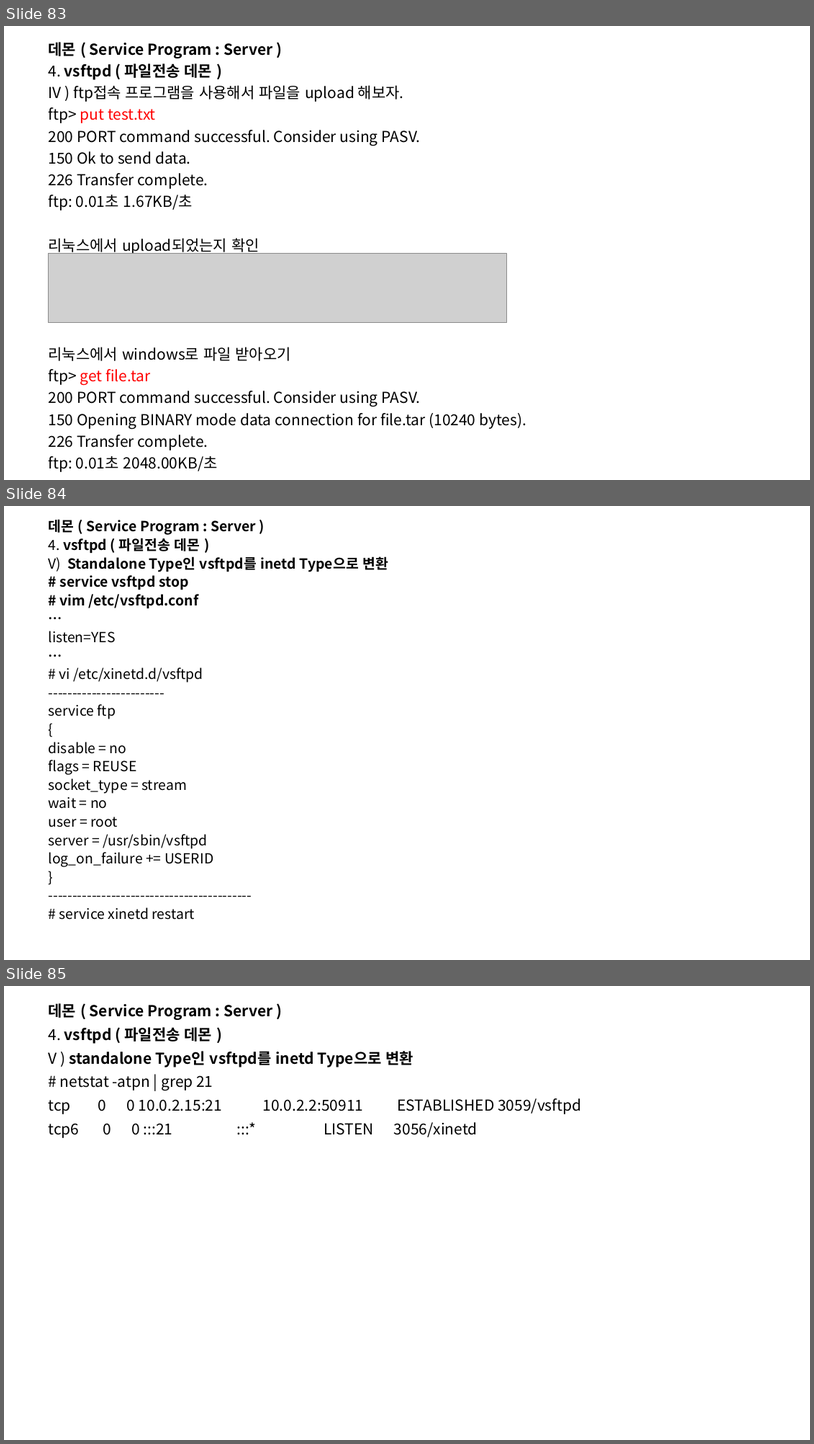
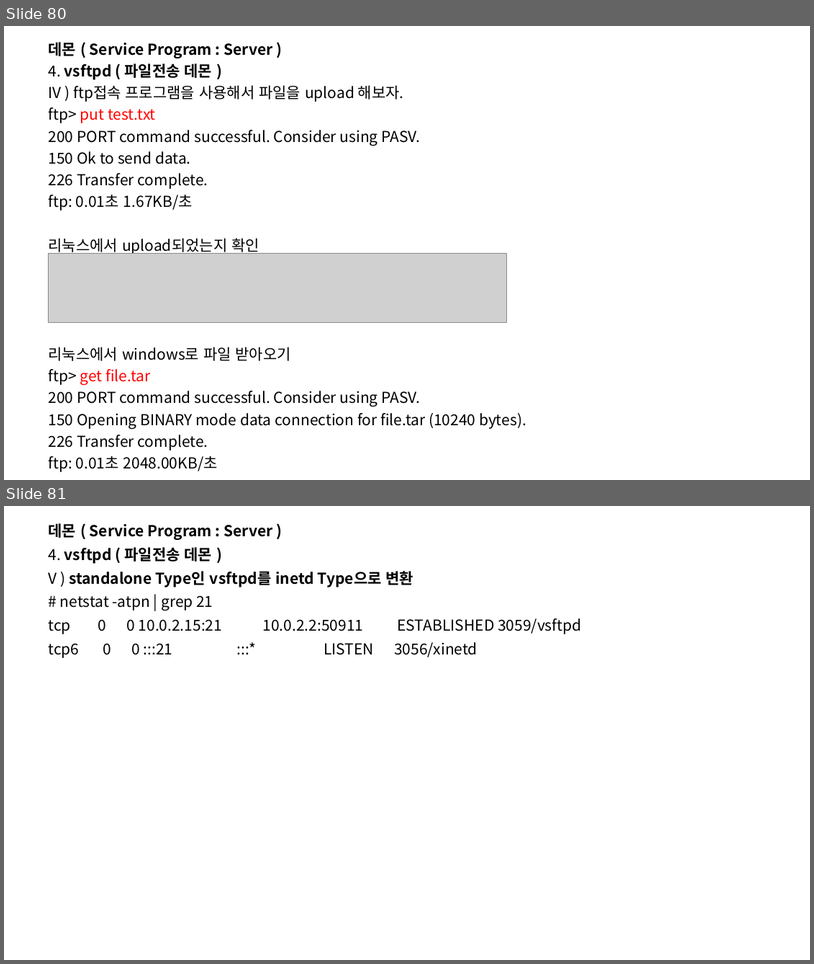
Before and after one commit to SoongMoo/PBL_3st_20231228, a slide deck: linux/리눅스.pptx. Shown one above the other, each under a label of ours: slides 83, 84 and 85 before the commit, slides 80 and 81 after it. The pictures are 814x1444 and 814x964 pixels, drawn with LibreOffice and Linux fonts; fonts in the diff are those of the drawing; grey boxes stand for pictures. Boxes give left, top, right and bottom in pixels: in the first picture for what was removed or moved away, otherwise in the second. Text is boxed around its words. In the diff, an @@ line names an element or a change of style, - is before the commit and + after.

```diff
--- a/linux/리눅스.pptx
+++ b/linux/리눅스.pptx
@@ slide 84 removed at (4,506,810,960), background #FFFFFF @@
@@ subtitle removed at (49,519,389,919) @@
-데몬 ( Service Program : Server )
-4. vsftpd ( 파일전송 데몬 )
-V) Standalone Type인 vsftpd를 inetd Type으로 변환
-# service vsftpd stop
-# vim /etc/vsftpd.conf
-…
-listen=YES
-…
-# vi /etc/xinetd.d/vsftpd
-------------------------
-service ftp
-{
-disable = no
-flags = REUSE
-socket_type = stream
-wait = no
-user = root
-server = /usr/sbin/vsftpd
-log_on_failure += USERID
-}
-------------------------------------------
-# service xinetd restart
@@ what was slide 83 is now slide 80 @@
@@ what was slide 85 is now slide 81 @@
```
Also in this commit, not shown: 1 slide changed, 7 slides added, 3 other slides removed.
